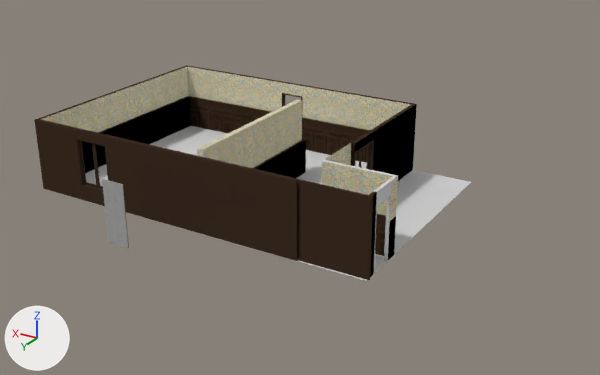
One commit to the Blender file OriginalModels/loft01/loft1.blend: the scene before it, then after it.
Before and after are seen from a 50 mm camera at (-71.3, 181.6, 113.7) aimed at (56.9, -32.1, 6.9). The lights are fixed; the arrows at lower left show +X, +Y and +Z.

In view in the first picture: 'Cube', 'Sphere', 'embrasure_sdb', 'ground', 'loft01'.
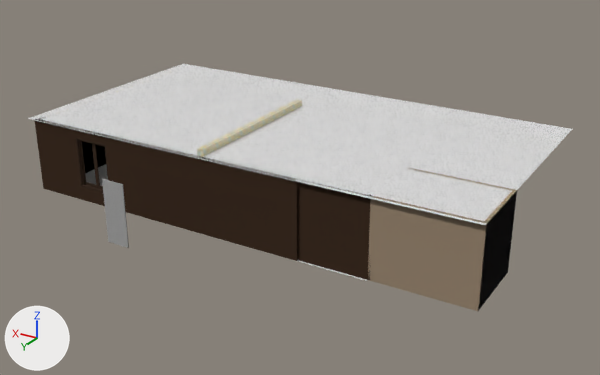
Where the change shows, as pixel boxes (x1, y1, x2, y2) in the pictures (600 x 375 px):
'plafond', shown
    after: (28, 64, 572, 225)
'sdb', added
    after: (368, 168, 517, 311)
part 1 of me_loft01, recoloured
    before: (376, 181, 391, 206)
part 2 of me_loft01, recoloured (black)
    before: (370, 192, 396, 277)
part 3 of me_loft01, recoloured
    before: (390, 176, 398, 221)
'ground', unchanged, covered by the edit
    before: (85, 126, 471, 281)
    after: (85, 164, 367, 281)
'Cube', unchanged, covered by the edit
    before: (197, 100, 306, 178)
    after: (197, 100, 302, 157)

The change in detail:
Picture 'TexturesCom_Tiles_Vintage_1K_albedo.png' (img_texturescom_tiles_vintage_1k_albedo_png) is new.
Picture 'TexturesCom_Tiles_Vintage_1K_normal.png' (img_texturescom_tiles_vintage_1k_normal_png) is new.
Picture 'TexturesCom_Tiles_Vintage_1K_roughness.png' (img_texturescom_tiles_vintage_1k_roughness_png) is new.
Picture 'TexturesCom_Tiles_Plain_1K_roughness.png' (img_texturescom_tiles_plain_1k_roughness_png) is new.
Picture 'TexturesCom_Tiles_Plain_1K_albedo.png' (img_texturescom_tiles_plain_1k_albedo_png) is new.
Picture 'TexturesCom_Tiles_Plain_1K_normal.png' (img_texturescom_tiles_plain_1k_normal_png) is new.
Picture 'TexturesCom_Tiles_Plain_1K_height.png' (img_texturescom_tiles_plain_1k_height_png) is new.
Material 'murSDB' (mat_mursdb) is new.
Uses the picture img_texturescom_tiles_vintage_1k_albedo_png.
Uses the picture img_texturescom_tiles_vintage_1k_normal_png.
Uses the picture img_texturescom_tiles_vintage_1k_roughness_png.
Material 'solSDB' (mat_solsdb) is new.
Uses the picture img_texturescom_tiles_plain_1k_albedo_png.
Uses the picture img_texturescom_tiles_plain_1k_height_png.
Uses the picture img_texturescom_tiles_plain_1k_normal_png.
Uses the picture img_texturescom_tiles_plain_1k_roughness_png.
me_loft01 is used by ob_loft01; location (0.0, 0.0, 0.0); rotation (1.571, 0.0, 0.0), in degrees (90, 0, 0); scale (0.1, 0.1, 0.1).
me_loft01 had 831 vertices, 1405 faces, 1 loose edge and spanned x 153.0..1406.0, y 0.0..250.0, z -6.0..813.0.
me_loft01 now has 839 vertices, 1413 faces, 1 loose edge and spans x 153.0..1406.0, y 0.0..250.0, z -6.0..813.0.
me_loft01 part 1: 1 face spanning x 160.0, y 209.0..250.0, z 37.0..129.0 switches from mat_ground_1 (its picture is missing) to mat_mursdb.
me_loft01 part 2: 7 faces spanning x 160.0, y 0.0..250.0, z 8.0..172.0 switch from mat_wall_1_2 to mat_mursdb.
me_loft01 part 3: 3 faces spanning x 160.0, y 125.0..250.0, z 129.0..172.0 switch from mat_papierpeint (picture img_texturescom_wallpaperforties0041_seamless_s_jpg) to mat_mursdb.
me_plane has 4 vertices, 1 face and spans x -72.7..54.8, y -41.7..41.7, z 0.0.
me_plane is used by ob_plafond; location (88.7, -40.7, 25.0).
Part 4, on me_plane:
Vertex 0 of me_plane moves from (-72.7, -41.7, 0.0) to (-104.4, -41.7, 0.0) at pixel (572, 128).
Vertex 2 of me_plane moves from (-72.7, 41.7, 0.0) at pixel (368, 198) to (-104.4, 41.7, 0.0) at pixel (485, 225).
Mesh me_plane_002 is new.
It has 24 vertices, 18 faces and spans x -20.6..11.1, y -16.5..7.7, z 0.0..25.0.
Faces by material slot: [17, 1].
It uses material mat_mursdb.
It uses material mat_solsdb.
Object 'plafond' (ob_plafond) is now shown.
Object 'sdb' (ob_sdb) is new; it shows me_plane_002.
Its location is (4.9, -7.8, 0.0).
